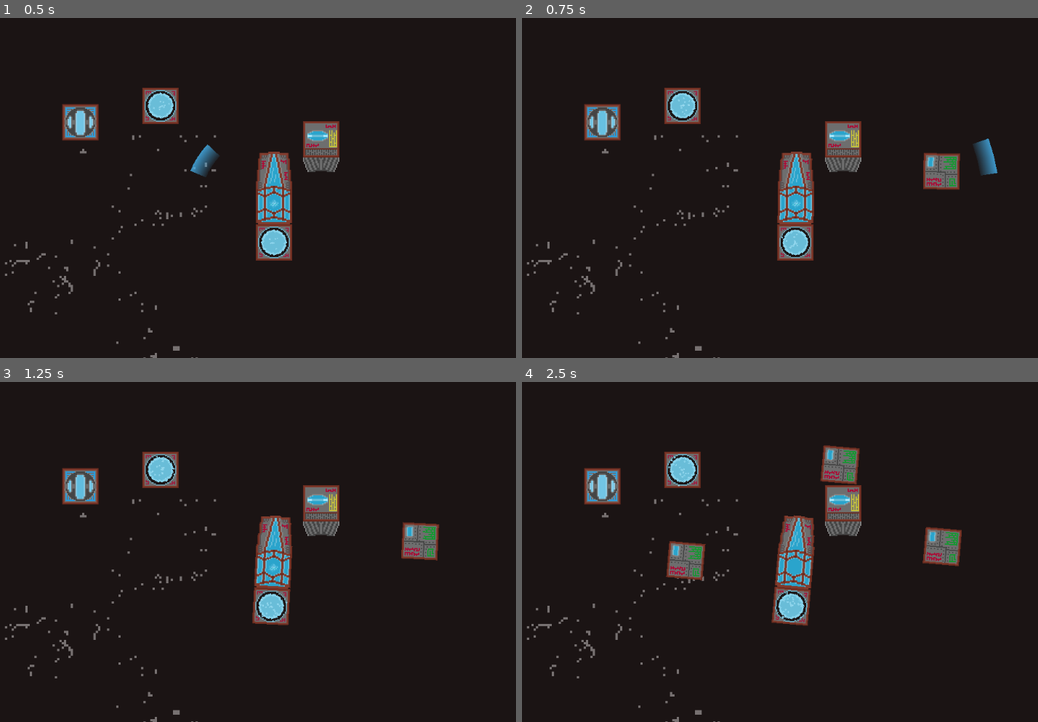
Above: before the commit, frames 1-4 (two rows, left to right).
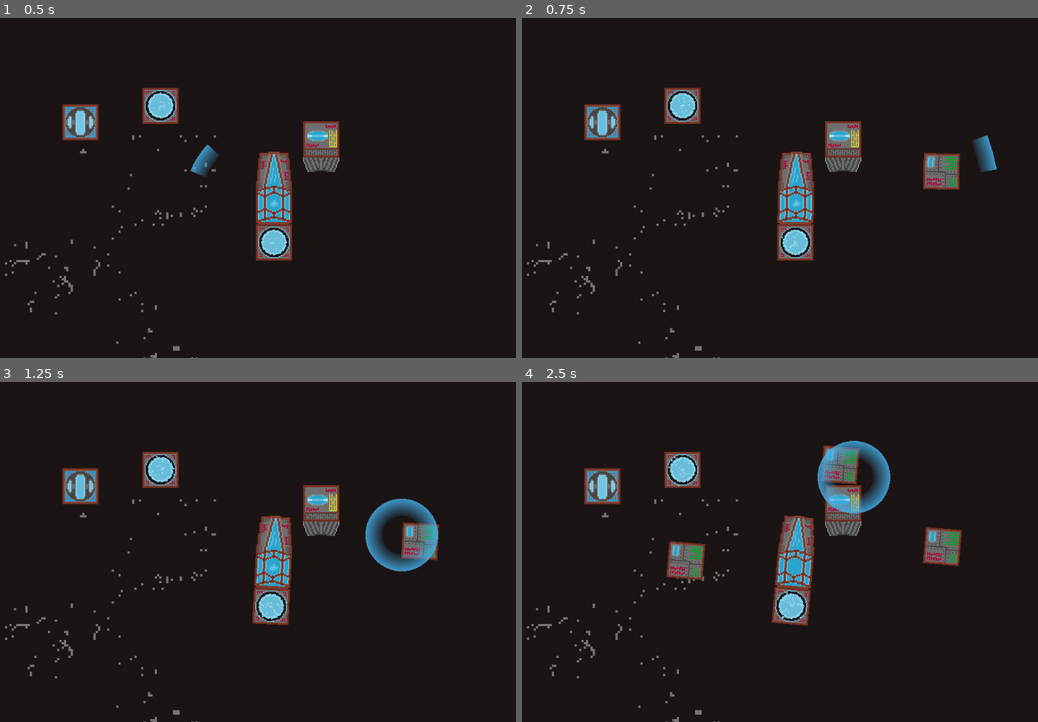
Above: after the commit, the same moments.

Repository: CiaranWoodward/LD45
Game: Godot game, scene res://Space.tscn
The game is run twice, just before and just after one commit, with the same random seed, the same clock (stepped at 60 frames per second) and the same inputs.
Inputs (mouse positions are in pixels of both pictures, inside the frame that each line leads up to):
- Up to frame 1 (0.5 s): no input
- Up to frame 2 (0.75 s): move the mouse to (924, 171) at 0.52 s; hold D (rot_right) from 0.53 s (still down); click (924, 171) at 0.6 s
- Up to frame 3 (1.25 s): keep holding D (rot_right); tap Tab (toggle_build) at 0.8 s
- Up to frame 4 (2.5 s): move the mouse to (681, 569) at 1.27 s; release D (rot_right) at 1.28 s; hold A (rot_left) 1.28-2.03 s; tap Tab (toggle_build) at 1.35, 2.3 s; click (681, 569) at 1.55 s; move the mouse to (852, 477) at 2.02 s; hold D (rot_right) from 2.03 s (still down); click (852, 477) at 2.1 s

Frame 1 is identical in both runs. In frame 2, less than 0.1% of the frame differs, in the area x 87-93%, y 34-47%; in frame 3, 1.6%, in the area x 70-85%, y 34-56%; in frame 4, 1.5%.

Commit message:
Begin with the building work, 2 modes for shield

Diff:
--- a/Gun.gd
+++ b/Gun.gd
@@ -3,4 +3,5 @@
 var map_coords : Vector2
 var is_connected : bool = false
 var is_connected_check : bool = false
+var blocked_tile : Vector2 = Vector2(0, -1)
 onready var collision_shapes = [get_node("CollisionShape2D"), get_node("CollisionShape2D2")]
--- a/PlayerCore.gd
+++ b/PlayerCore.gd
@@ -1,14 +1,19 @@
 extends RigidBody2D
 
-# Tile map
+# Root node for building
 onready var mRootNode : Node2D = get_node("RootNode")
 onready var mShield : Shield = get_node("RootNode/Shield")
+
+var is_connected : bool = true
+var is_connected_check : bool = true
 
 var thrust_power : float = 0.0
 var rotational_power : float = 100.0
 var storage_space : int = 50
 
 var build_mode : bool = false
+var connected_tiles = {Vector2(0, 0): self, Vector2(0, -1): self}
+var blocked_tiles = []
 
 # Called when the node enters the scene tree for the first time.
 func _ready():
@@ -17,20 +22,24 @@
 func _process(delta):
 	if Input.is_action_just_pressed("item_select"):
 		var mousepos : Vector2 = self.get_local_mouse_position()
+		var part = preload("res://Storage.tscn").instance()
 		mousepos.x += 32
 		mousepos = mousepos / 64
 		mousepos.x = floor(mousepos.x)
 		mousepos.y = floor(mousepos.y)
-		add_part(preload("res://Storage.tscn").instance(), mousepos)
+		if can_add_part(part, mousepos):
+			add_part(part, mousepos)
 
 	if Input.is_action_just_pressed("toggle_build"):
 		if build_mode:
 			mShield.current_power = 0
 			build_mode = false
-			mShield.visible = true
+			mShield.set_shield_mode(mShield.MODE_SHIELD)
+			update_shield()
 		else:
+			mShield.current_power = 0
 			build_mode = true
-			mShield.visible = false
+			mShield.set_shield_mode(mShield.MODE_BUILD)
 
 # Called every tick at a constant rate. 'delta' is the elapsed time since the previous tick (fixed).
 func _physics_process(delta : float):
@@ -45,6 +54,17 @@
 		var globalthrust = global_transform.basis_xform(Vector2(0.0, -thrust_power))
 		apply_central_impulse(globalthrust)
 
+func can_add_part(part, mapCoords : Vector2) -> bool:
+	#Tile is blocked
+	if mapCoords in blocked_tiles:
+		return false
+
+	#Tile is already connected
+	if connected_tiles.has(mapCoords):
+		return false
+
+	return true
+
 func add_part(part, mapCoords : Vector2) -> void:
 	var targetCoords = mapCoords * 64
 	if "mass" in part:
@@ -57,8 +77,11 @@
 		self.storage_space += part.storage_space
 	if "is_connected" in part:
 		part.is_connected = true
+	if "blocked_tile" in part:
+		blocked_tiles.append(part.blocked_tile + mapCoords)
 	part.map_coords = mapCoords
 
+	connected_tiles[part.map_coords] = part
 	part.set_global_position(targetCoords)
 	mRootNode.add_child(part, true)
 	part.mode = RigidBody2D.MODE_STATIC
@@ -70,6 +93,10 @@
 		self.add_child(col_shape, true)
 		col_shape.set_global_position(global_pos)
 
+	update_shield()
+
+
+func update_shield():
 	var shield_radius = get_furthest_part()
 	mShield.set_shield_params(shield_radius, 100)
 
--- a/Shield.gd
+++ b/Shield.gd
@@ -1,5 +1,7 @@
 extends StaticBody2D
 class_name Shield
+
+enum {MODE_SHIELD, MODE_BUILD}
 
 const SHIELD_THICKNESS = 30
 
@@ -10,6 +12,7 @@
 var radius : float = 45.0
 var seg_count : int = 0
 var angle_span : float = 0
+var cur_mode = MODE_SHIELD
 
 # Called when the node enters the scene tree for the first time.
 func _ready():
@@ -17,6 +20,34 @@
 
 # Called every frame. 'delta' is the elapsed time since the previous frame.
 func _process(delta):
+	if cur_mode == MODE_SHIELD:
+		process_shield(delta)
+	else:
+		process_build(delta)
+
+func process_build(delta):
+	self.set_global_position(self.get_global_mouse_position())
+	self.rotation = 0
+
+	if current_power < power_in:
+		current_power += power_in * delta * 0.2
+
+	if current_power > power_in:
+		current_power = power_in
+
+	angle_span = 200 * current_power
+
+	if angle_span > 360:
+		angle_span = 360
+
+	#Check if we have to redraw, we only draw in units of 10 degrees
+	var n_seg_count = range(0, angle_span, 10).size()
+	if n_seg_count != seg_count:
+		seg_count = n_seg_count
+		angle_span = n_seg_count * 10.0
+		update() # trigger a redraw
+
+func process_shield(delta):
 	var angle = self.get_angle_to(self.get_global_mouse_position())
 	self.rotate(angle)
 
@@ -33,7 +64,7 @@
 
 	#Check if we have to redraw, we only draw in units of 10 degrees
 	var n_seg_count = range(0, angle_span, 10).size()
-	if n_seg_count > seg_count:
+	if n_seg_count != seg_count:
 		seg_count = n_seg_count
 		angle_span = n_seg_count * 10.0
 		update() # trigger a redraw
@@ -52,17 +83,16 @@
 func draw_circle_arc_thick(angle_from, angle_to):
 	var nb_points = 2
 	var points_arc = PoolVector2Array()
-	var center = self.get_position()
 	var color_array = []
 
 	for i in range(nb_points + 1):
 		var angle_point = deg2rad(angle_from + i * (angle_to - angle_from) / nb_points - 90)
-		points_arc.push_back(center + Vector2(cos(angle_point), sin(angle_point)) * radius)
+		points_arc.push_back(Vector2(cos(angle_point), sin(angle_point)) * radius)
 		color_array.push_back(Color(1.0, 1.0, 1.0, 1.0))
 
 	for i in range(nb_points + 1):
 		var angle_point = deg2rad(angle_to + i * (angle_from - angle_to) / nb_points - 90)
-		points_arc.push_back(center + Vector2(cos(angle_point), sin(angle_point)) * (radius - SHIELD_THICKNESS))
+		points_arc.push_back(Vector2(cos(angle_point), sin(angle_point)) * (radius - SHIELD_THICKNESS))
 		color_array.push_back(Color(1.0, 1.0, 1.0, 0.1))
 
 	var colors = PoolColorArray(color_array)
@@ -71,7 +101,6 @@
 func build_collision_mesh(angle_from, angle_to):
 	var nb_points = ceil((angle_to - angle_from)/20)
 	var points_arc = PoolVector2Array()
-	var center = self.get_position()
 
 	if nb_points == 0:
 		col_pol.polygon = PoolVector2Array()
@@ -79,15 +108,26 @@
 
 	for i in range(nb_points + 1):
 		var angle_point = deg2rad(angle_from + i * (angle_to - angle_from) / nb_points - 90)
-		points_arc.push_back(center + Vector2(cos(angle_point), sin(angle_point)) * radius)
+		points_arc.push_back(Vector2(cos(angle_point), sin(angle_point)) * radius)
 
 	for i in range(nb_points + 1):
 		var angle_point = deg2rad(angle_to + i * (angle_from - angle_to) / nb_points - 90)
-		points_arc.push_back(center + Vector2(cos(angle_point), sin(angle_point)) * (radius - SHIELD_THICKNESS))
+		points_arc.push_back(Vector2(cos(angle_point), sin(angle_point)) * (radius - SHIELD_THICKNESS))
 
 	col_pol.polygon = points_arc
 
 func set_shield_params(radius : float, power : float):
-	self.radius = radius
-	self.power_in = power
-	update()
+	if cur_mode == MODE_SHIELD:
+		self.radius = radius
+		self.power_in = power
+		update()
+
+func set_shield_mode(mode):
+	if mode == MODE_SHIELD:
+		cur_mode = MODE_SHIELD
+		self.position = Vector2(0, 0)
+		self.rotation = 0
+	else:
+		cur_mode = MODE_BUILD
+		self.set_global_position(self.get_global_mouse_position())
+		radius = 64
--- a/Thruster.gd
+++ b/Thruster.gd
@@ -6,4 +6,5 @@
 var map_coords : Vector2
 var is_connected : bool = false
 var is_connected_check : bool = false
+var blocked_tile : Vector2 = Vector2(0, 1)
 onready var collision_shapes = [get_node("CollisionShape2D")]
